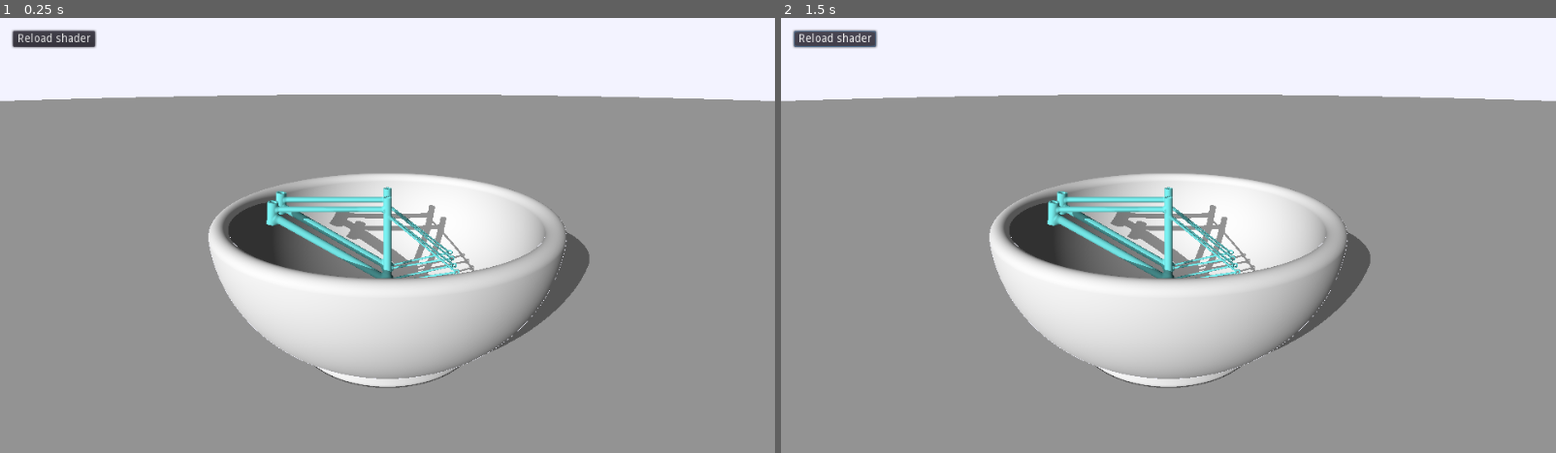
Above: before the commit, frames 1-2 (left to right).
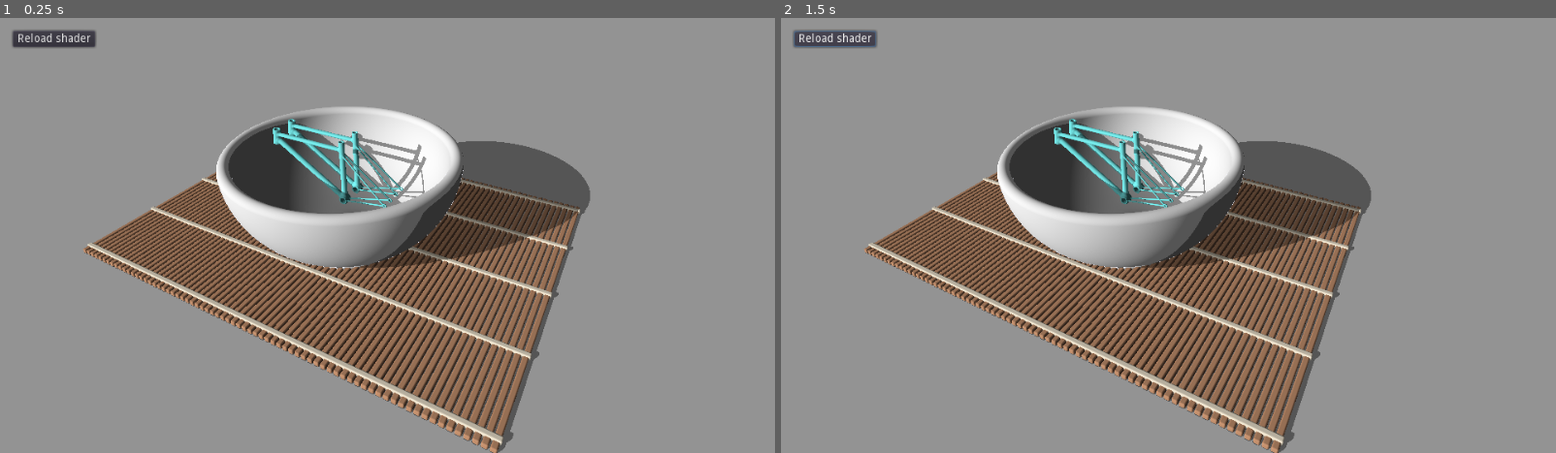
Above: after the commit, the same moments.

Repository: Kwarf/cykelramen
Game: Godot game, scene res://Demo.tscn
Same seed, same stepped clock (60 frames per second), same inputs: the game is played once before the commit and once after it.
Inputs:
- Up to frame 1 (0.25 s): no input
- Up to frame 2 (1.5 s): tap Enter at 0.5 s; tap R at 0.6 s; click "Reload shader" at 1.25 s

The runs differ from the first frame. In frame 1, 47% of the frame differs, in the area x 0-100%, y 0-100%; in frame 2, 47%.

Commit message:
Table mätt

Diff:
--- a/Demo.shader
+++ b/Demo.shader
@@ -5,6 +5,14 @@
 uniform vec3 iCameraLookAt;
 uniform vec3 iBallPosition;
 
+vec3 rgb(int r, int g, int b)
+{
+	return vec3(float(r) / 255.0
+		, float(g) / 255.0
+		, float(b) / 255.0
+	);
+}
+
 void pR(inout vec2 p, float a)
 {
 	p = cos(a)*p + sin(a)*vec2(p.y, -p.x);
@@ -18,7 +26,7 @@
 
 vec2 opRevolution(vec3 p, float w)
 {
-    return vec2(length(p.xz) - w, p.y);
+	return vec2(length(p.xz) - w, p.y);
 }
 
 float opExtrusion(vec3 p, float sdf, float h)
@@ -33,9 +41,9 @@
 	return a.w < b.w ? a : b;
 }
 
-float sdPlane(vec3 p, vec3 n, float h)
-{
-	return dot(p,n) + h;
+vec3 opRepLim(vec3 p, float c, vec3 l)
+{
+	return p-c*clamp(round(p/c),-l,l);
 }
 
 // 2D primitives
@@ -45,13 +53,12 @@
 	return length(p) - r;
 }
 
-float sdRoundBox(vec2 p, vec2 b, vec4 r)
-{
-    r.xy = (p.x>0.0)?r.xy : r.zw;
-    r.x  = (p.y>0.0)?r.x  : r.y;
-
-    vec2 q = abs(p)-b+r.x;
-    return min(max(q.x,q.y),0.0) + length(max(q,0.0)) - r.x;
+float sdRoundRect(vec2 p, vec2 b, vec4 r)
+{
+	r.xy = (p.x>0.0)?r.xy : r.zw;
+	r.x  = (p.y>0.0)?r.x  : r.y;
+	vec2 q = abs(p)-b+r.x;
+	return min(max(q.x,q.y),0.0) + length(max(q,0.0)) - r.x;
 }
 
 float sdArc(vec2 p, vec2 sca, vec2 scb, float ra, float rb)
@@ -64,10 +71,21 @@
 
 // 3D primitives
 
+float sdPlane(vec3 p, vec3 n, float h)
+{
+	return dot(p,n) + h;
+}
+
 float sdBox(vec3 p, vec3 b)
 {
 	vec3 q = abs(p) - b;
 	return length(max(q,0.0)) + min(max(q.x,max(q.y,q.z)),0.0);
+}
+
+float sdRoundBox(vec3 p, vec3 b, float r)
+{
+	vec3 q = abs(p) - b;
+	return length(max(q,0.0)) + min(max(q.x,max(q.y,q.z)),0.0) - r;
 }
 
 // 3D primitives (custom)
@@ -156,10 +174,23 @@
 {
 	vec2 opR = opRevolution(pos + vec3(0.0, -0.74, 0.0), 0.2);
 	float ta = 3.14*1.5;
-    float tb = 3.14*0.5;
+	float tb = 3.14*0.5;
 	float t = sdArc(opR, vec2(sin(ta),cos(ta)), vec2(sin(tb),cos(tb)), 0.7, 0.05);
-    t = min(t, sdRoundBox(opR+vec2(0.0, 0.7), vec2(0.35, 0.05), vec4(0.0, 0.03, 0.0, 0.03)));
+	t = min(t, sdRoundRect(opR+vec2(0.0, 0.7), vec2(0.35, 0.05), vec4(0.0, 0.03, 0.0, 0.03)));
 	return max(-sdCircle(opR+vec2(0.0, 2.2), 1.5), t);
+}
+
+vec4 sdTableMat(vec3 pos)
+{
+	vec3 p = pos + vec3(0.0, -0.02, 0.0);
+	p = opRepLim(p, 0.05, vec3(35.0, 0.0, 0.0));
+	vec4 pins = vec4(rgb(160, 82, 45), sdRoundBox(p, vec3(0.01, 0.01, 1.3), 0.01));
+
+	p = pos + vec3(0.0, -0.03, 0.0);
+	p = opRepLim(p, 0.62, vec3(0.0, 0.0, 2.0));
+	vec4 ropes = vec4(rgb(245, 222, 179), sdRoundBox(p, vec3(1.77, 0.01, 0.01), 0.01));
+
+	return opMinColored(pins, ropes);
 }
 
 vec4 scene(vec3 pos)
@@ -176,7 +207,10 @@
 	// Bowl
 	vec4 bowl = vec4(0.9, 0.9, 0.9, sdBowl(pos));
 
-	return opMinColored(ground, opMinColored(bowl, bikes));
+	// Table mat
+	vec4 mat = sdTableMat(pos);
+
+	return opMinColored(opMinColored(ground, mat), opMinColored(bowl, bikes));
 }
 
 vec4 march(vec3 origin, vec3 direction)
--- a/Demo.tscn
+++ b/Demo.tscn
@@ -29,7 +29,7 @@
 }
 
 [node name="Camera" type="Position3D" parent="."]
-transform = Transform( 1, 0, 0, 0, 0.935043, -0.354536, 0, 0.354536, 0.935043, 0, 1.52079, -2.35655 )
+transform = Transform( 0.918105, -0.122333, 0.376985, 0.345103, 0.714497, -0.608603, -0.194903, 0.68886, 0.698201, -1.79653, 2.33361, -2.5741 )
 
 [node name="Target" type="Position3D" parent="Camera"]
 transform = Transform( 1, 0, 0, 0, 1, 0, 0, 0, 1, 0, 0, 1 )
Not shown, changed: README.md
